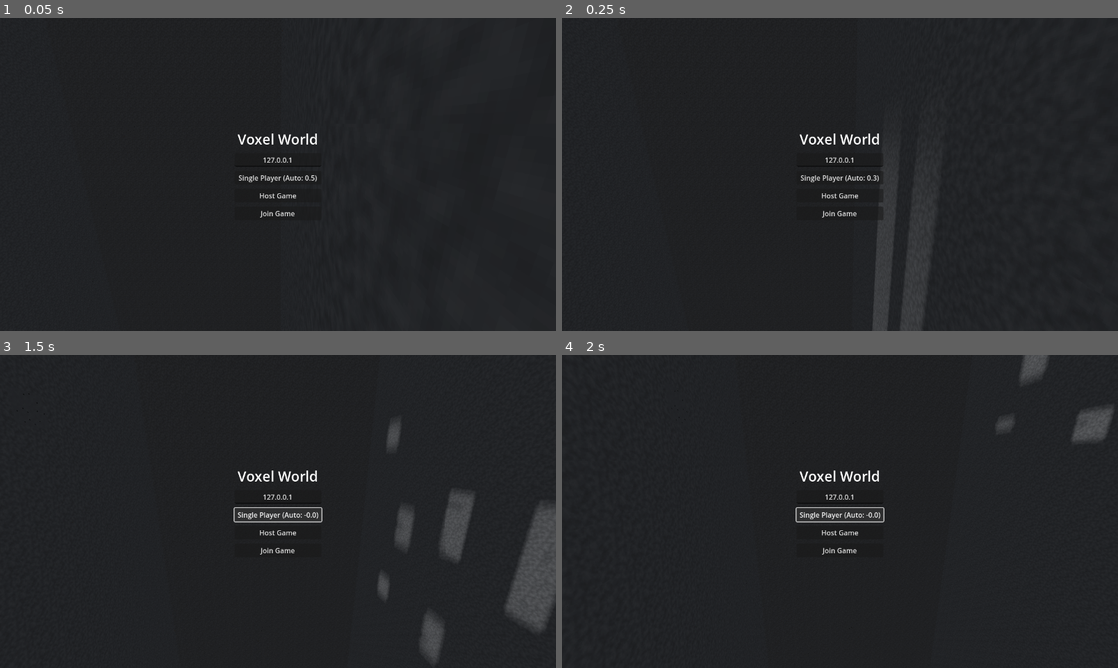
Above: before the commit, frames 1-4 (two rows, left to right).
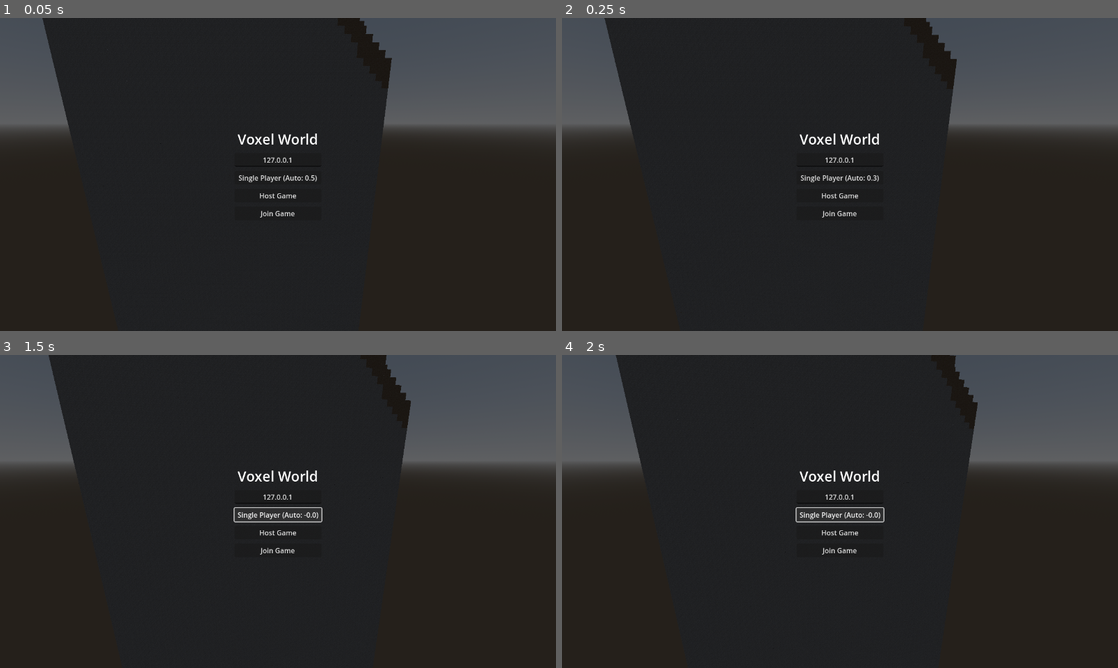
Above: after the commit, the same moments.

Repository: megumi-joy/VoxelWorldCraft
Game: Godot game, scene res://Scenes/MainMenu.tscn
Two runs of this game, one before a commit and one after it. Both use one fixed random seed, a clock stepped at 60 frames per second and the inputs below.
Inputs:
- Up to frame 1 (0.05 s): no input
- Up to frame 2 (0.25 s): no input
- Up to frame 3 (1.5 s): click "Single Player (Auto: 0.0)" at 0.5 s; click "Single Player (Auto: -0.0)" at 1.25 s
- Up to frame 4 (2 s): no input

The runs differ from the first frame. In frame 1, 15% of the frame differs, in the area x 0-100%, y 0-39%; in frame 2, 17%; in frame 3, 19%, in the area x 0-100%, y 0-99%; in frame 4, 14%.

Commit message:
fix(ui): don't apply gameplay view distance to the decorative menu world
MainMenuWorld.tscn's VoxelWorld was in the voxel_world group, so the
View Distance setting (up to 8 chunks / ~289 chunks) would silently
override its authored render_distance=1 background preview -- an
uninvited perf cost on the menu screen for no visible benefit. Drop
that group membership from the menu scene only; World.tscn (real
gameplay) keeps it. WorldEnvironment/DirectionalLight3D groups stay on
the menu so SDFGI/shadows/etc. still preview there for visual
consistency.

Also verified the previously-untested cold-boot path (run/main_scene
= MainMenu.tscn -> MainMenuWorld._ready() -> GraphicsSettings.apply_
scene_settings()) headless in podman: 0 SCRIPT ERROR / Failed to load
/ nonexistent function.

Co-Authored-By: Claude Opus 4.8 (1M context) <noreply@anthropic.com>

Diff:
--- a/Scenes/MainMenuWorld.tscn
+++ b/Scenes/MainMenuWorld.tscn
@@ -24,7 +24,7 @@
 transform = Transform3D(1, 0, 0, 0, -0.707107, 0.707107, 0, -0.707107, -0.707107, 0, 0, 0)
 shadow_enabled = true
 
-[node name="VoxelWorld" type="Node3D" parent="." groups=["voxel_world"]]
+[node name="VoxelWorld" type="Node3D" parent="."]
 script = ExtResource("2_vw")
 render_distance = 1
 spawn_on_start = false
--- a/Scripts/Autoload/GraphicsSettings.gd
+++ b/Scripts/Autoload/GraphicsSettings.gd
@@ -278,6 +278,11 @@
 			light.shadow_enabled = shadow_quality != ShadowQuality.OFF
 
 func _apply_view_distance() -> void:
+	# Only World.tscn's VoxelWorld is in this group (a deliberate choice --
+	# MainMenuWorld.tscn's VoxelWorld is NOT, so its small authored
+	# render_distance=1 decorative background stays fixed and isn't blown up
+	# to the gameplay View Distance value, which would cost perf on the menu
+	# screen for no visible benefit).
 	var vw := get_tree().get_first_node_in_group(GROUP_VOXEL_WORLD)
 	if vw and "render_distance" in vw:
 		vw.render_distance = view_distance
